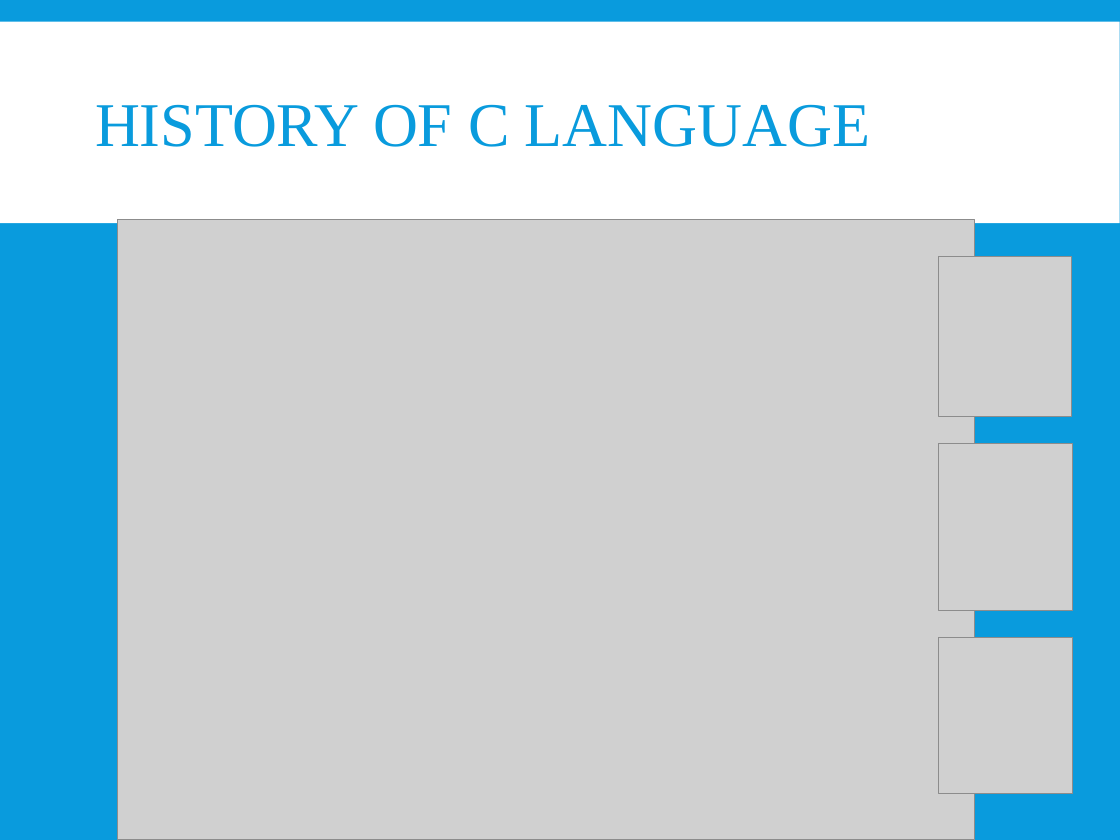
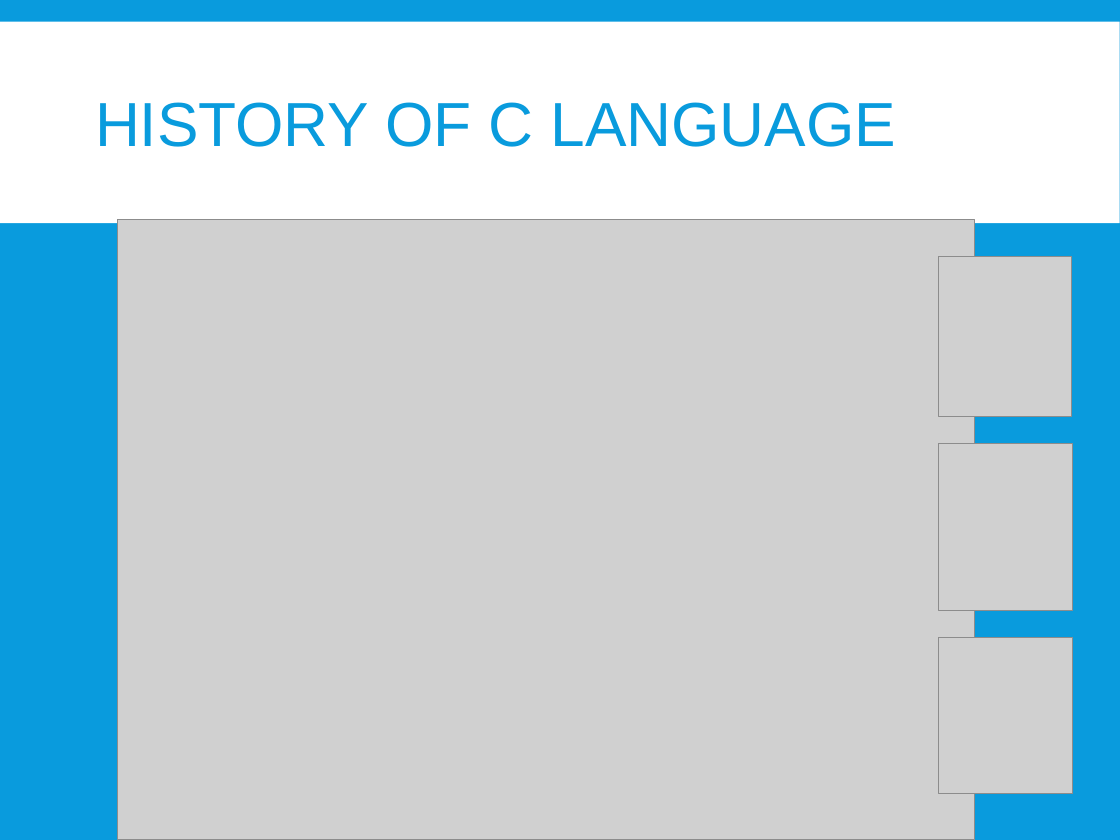
Before and after one commit to tiendatdk3493/code, a slide deck: slide 2 of C Language.pptx. Drawn at 1120x840 pixels with LibreOffice and Linux fonts; fonts in the diff are those of the drawing; grey boxes stand for pictures. Boxes give left, top, right and bottom in pixels: in the first picture for what was removed or moved away, otherwise in the second. Text is boxed around its words. In the diff, an @@ line names an element or a change of style, - is before the commit and + after.

```diff
--- a/C Language.pptx
+++ b/C Language.pptx
@@ title "HISTORY OF C LANGUAGE" at (95, 102, 896, 147): font Times New Roman to Arial @@
```
Also in this commit, not shown: 3 other slides changed, 8 slides added.
